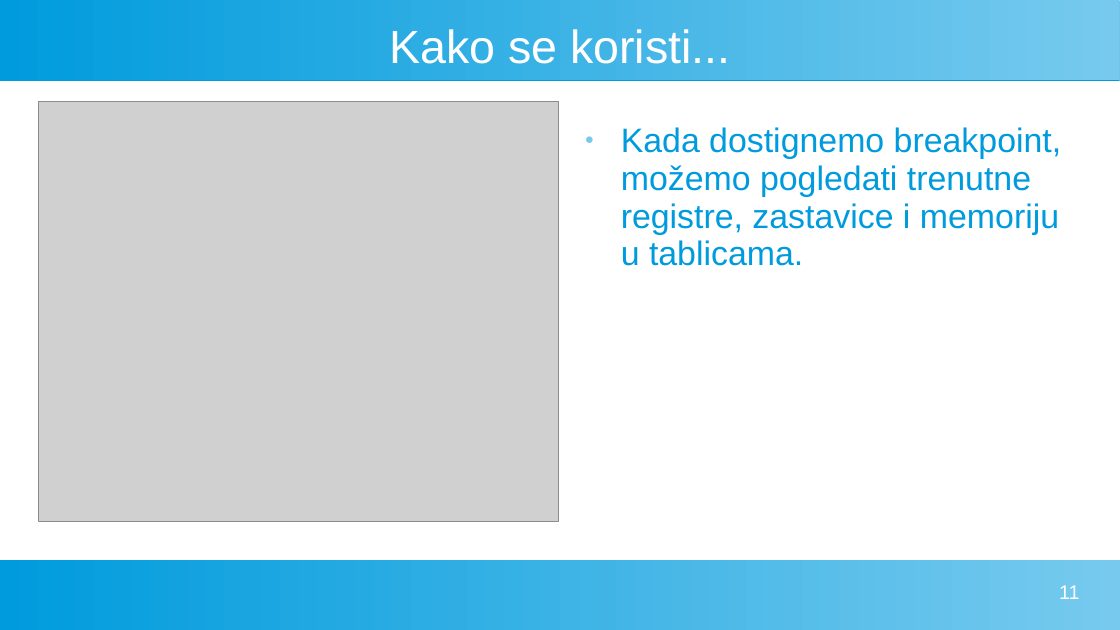
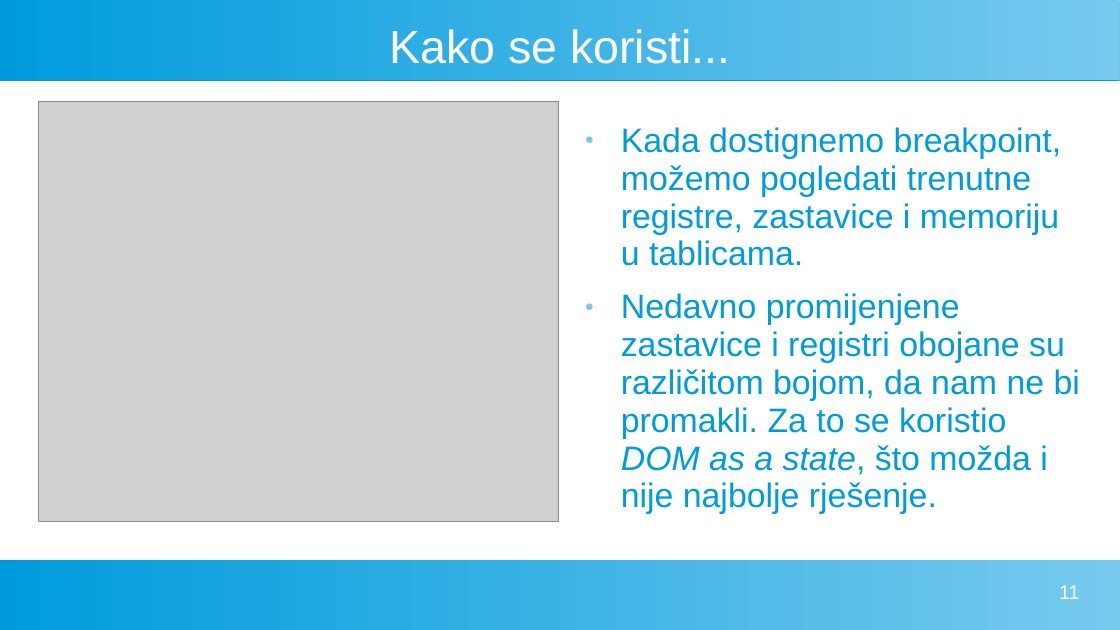
Before and after one commit to FlatAssembler/FlatAssembler.github.io, a slide deck: slide 11 of PicoBlaze/PicoBlaze.ppt. Drawn at 1120x630 pixels with LibreOffice and Linux fonts; fonts in the diff are those of the drawing; grey boxes stand for pictures. Boxes give left, top, right and bottom in pixels: in the first picture for what was removed or moved away, otherwise in the second. Text is boxed around its words. In the diff, an @@ line names an element or a change of style, - is before the commit and + after.

```diff
--- a/PicoBlaze/PicoBlaze.ppt
+++ b/PicoBlaze/PicoBlaze.ppt
@@ text at <box>621,293,1080,514</box>: paragraph added @@
+● Nedavno promijenjene zastavice i registri obojane su različitom bojom, da nam ne bi promakli. Za to se koristio DOM as a state, što možda i nije najbolje rješenje.
```
Also in this commit, not shown: 2 other slides changed, 2 other files.
